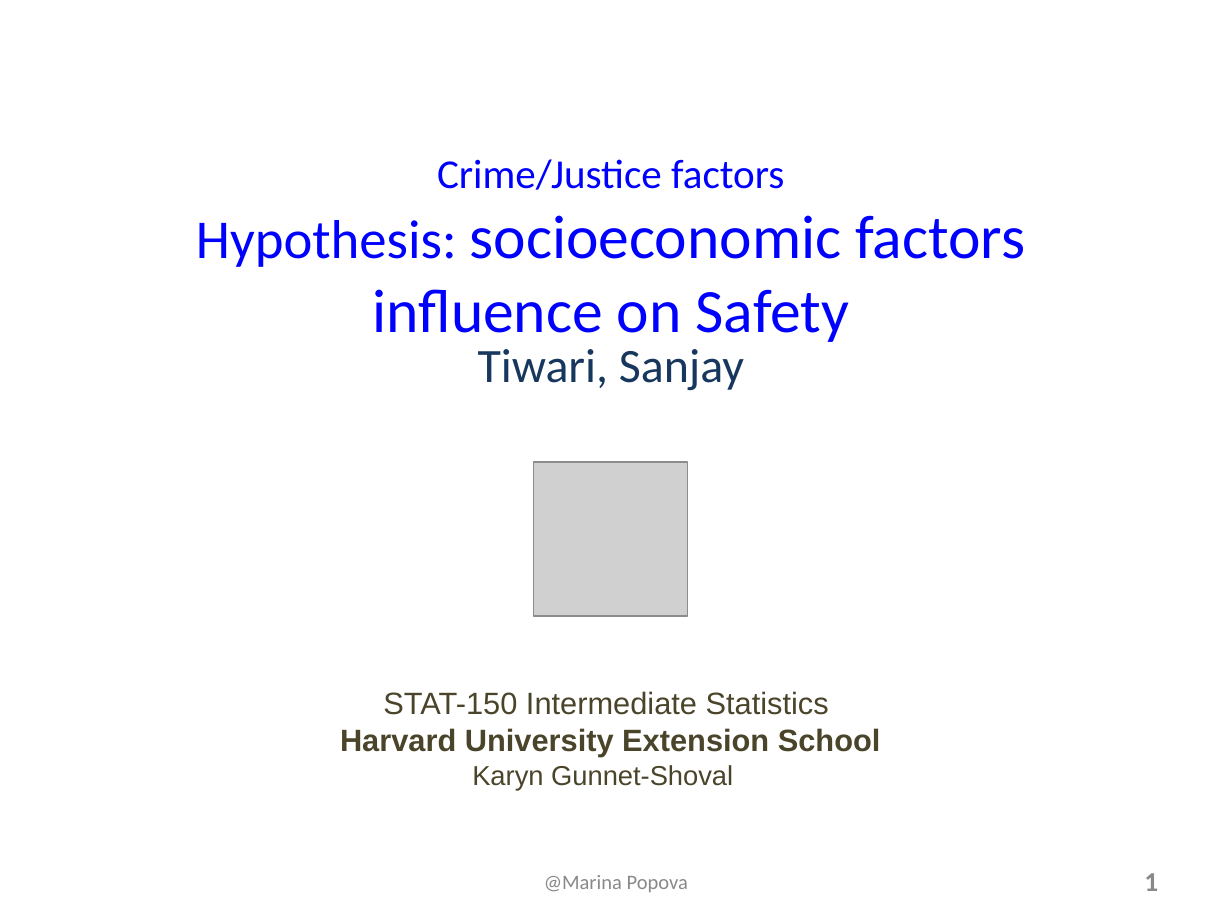
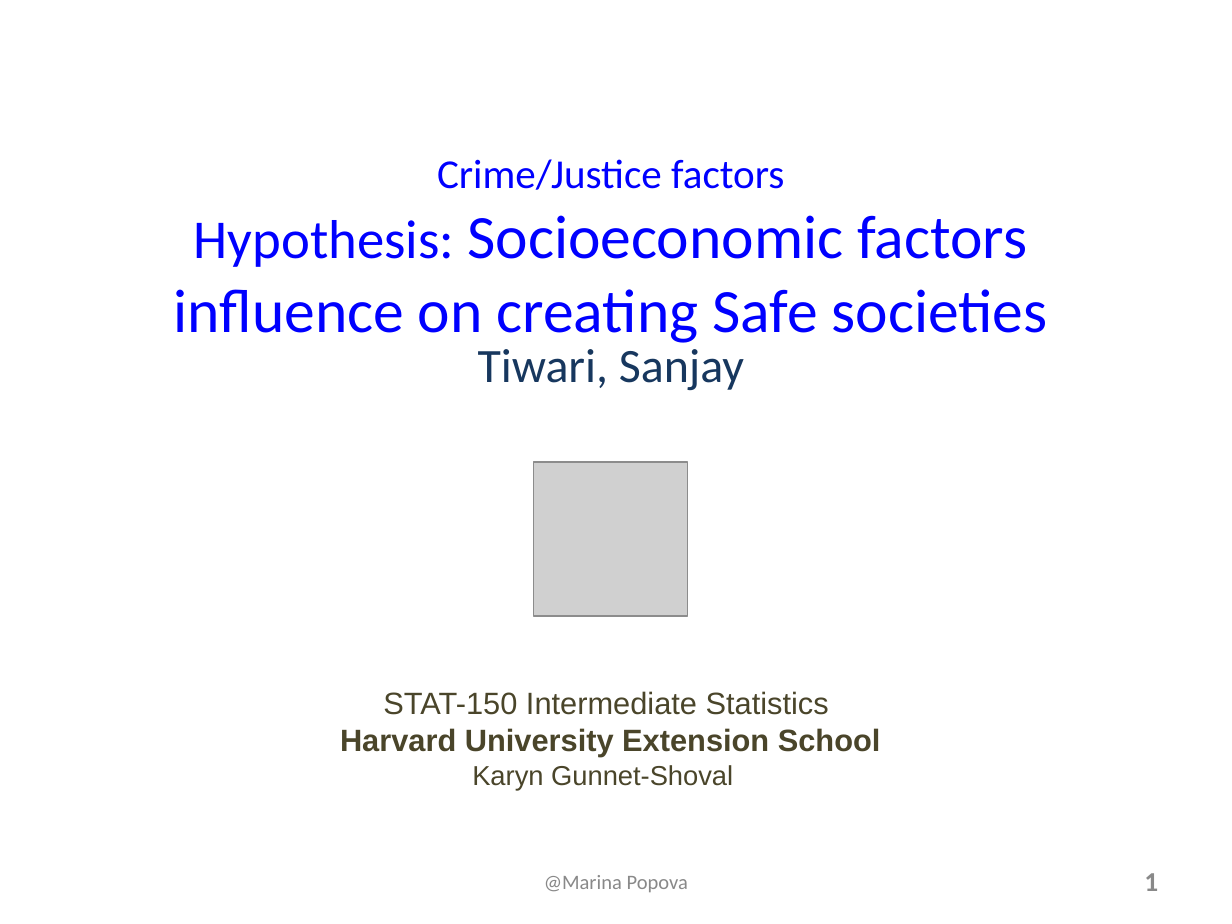
Before and after one commit to stiwarih/E-150-Grad, a slide deck: slide 1 of data-sets/final/SanjayTiwari.ppt. Drawn at 1232x924 pixels with LibreOffice and Linux fonts; fonts in the diff are those of the drawing; grey boxes stand for pictures. Boxes give left, top, right and bottom in pixels: in the first picture for what was removed or moved away, otherwise in the second. Text is boxed around its words. In the diff, an @@ line names an element or a change of style, - is before the commit and + after.

```diff
--- a/data-sets/final/SanjayTiwari.ppt
+++ b/data-sets/final/SanjayTiwari.ppt
@@ title at <box>173,159,1048,343</box>: text changed @@
-Crime/Justice factors
-Hypothesis: socioeconomic factors influence on Safety
+Crime/Justice factors
+Hypothesis: Socioeconomic factors influence on creating Safe societies
```
Also in this commit, not shown: 2 other slides changed, 3 slides added, 2 slides removed, 3 other files.
